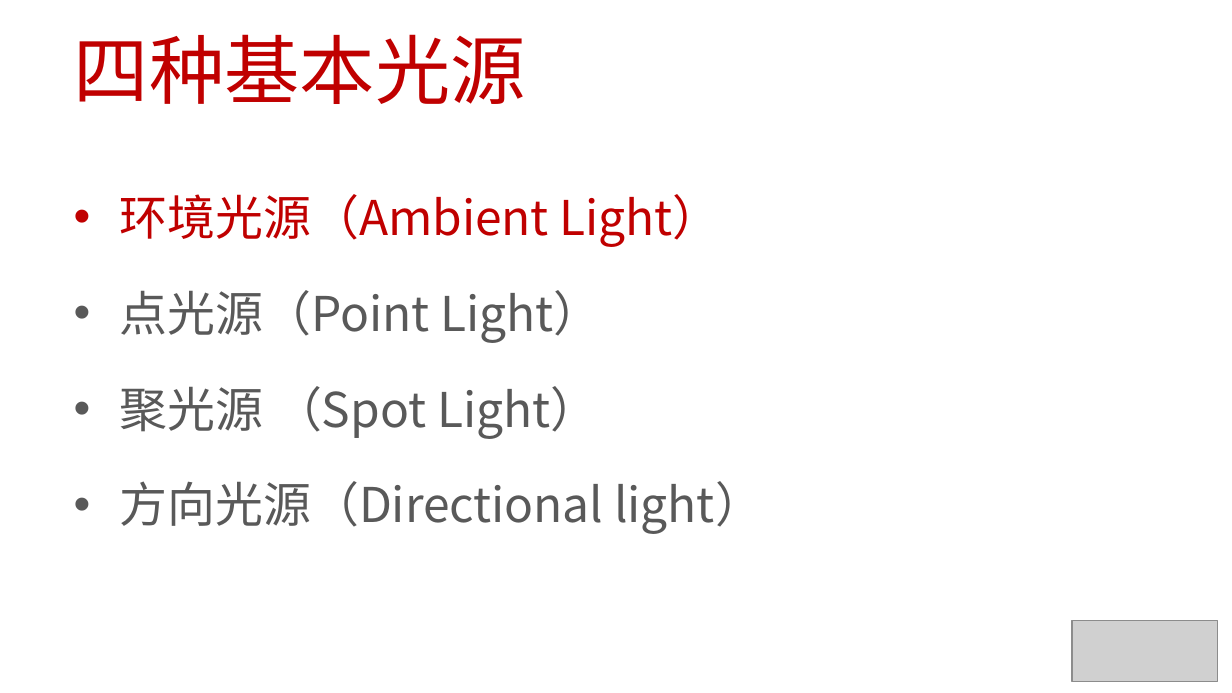
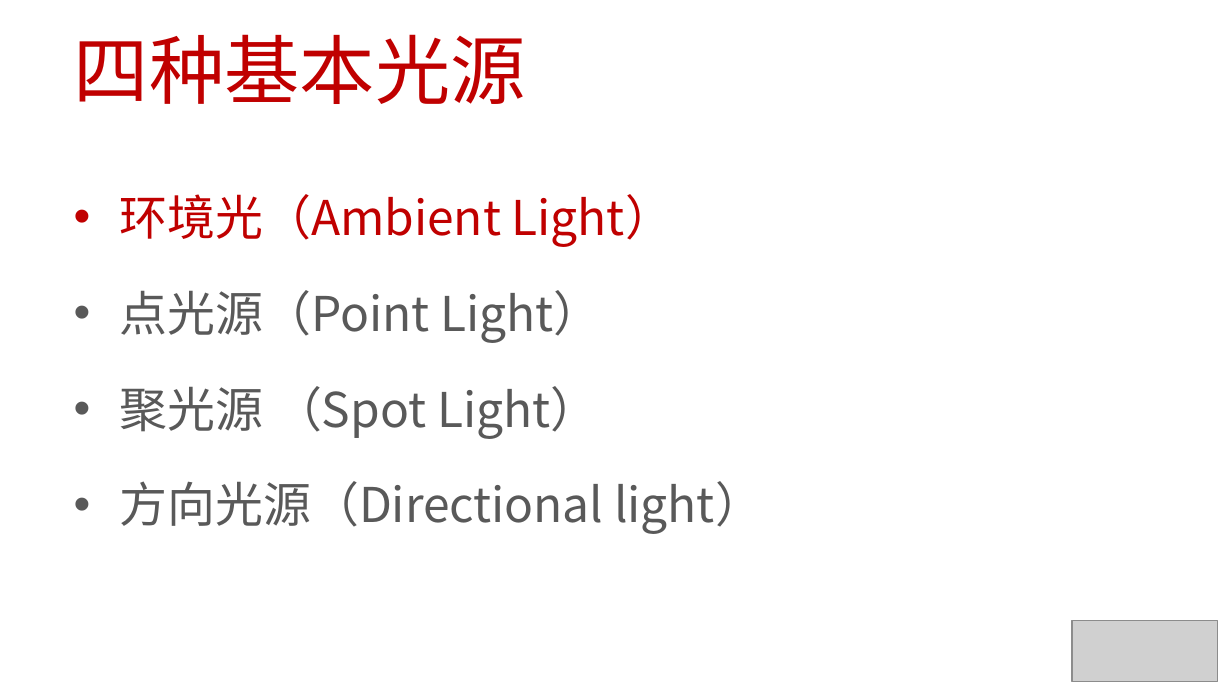
Before and after one commit to EDUCourseSeries/TheoryAndPracticeOfRaytracing, a slide deck: slide 2 of PPT/03_光源-环境光.pptx. Drawn at 1232x693 pixels with LibreOffice and Linux fonts; fonts in the diff are those of the drawing; grey boxes stand for pictures. Boxes give left, top, right and bottom in pixels: in the first picture for what was removed or moved away, otherwise in the second. Text is boxed around its words. In the diff, an @@ line names an element or a change of style, - is before the commit and + after.

```diff
--- a/PPT/03_光源-环境光.pptx
+++ b/PPT/03_光源-环境光.pptx
@@ text at box(120, 194, 673, 247): text changed @@
-• 环境光源（Ambient Light）
+• 环境光（Ambient Light）
```
Also in this commit, not shown: 2 other files.
